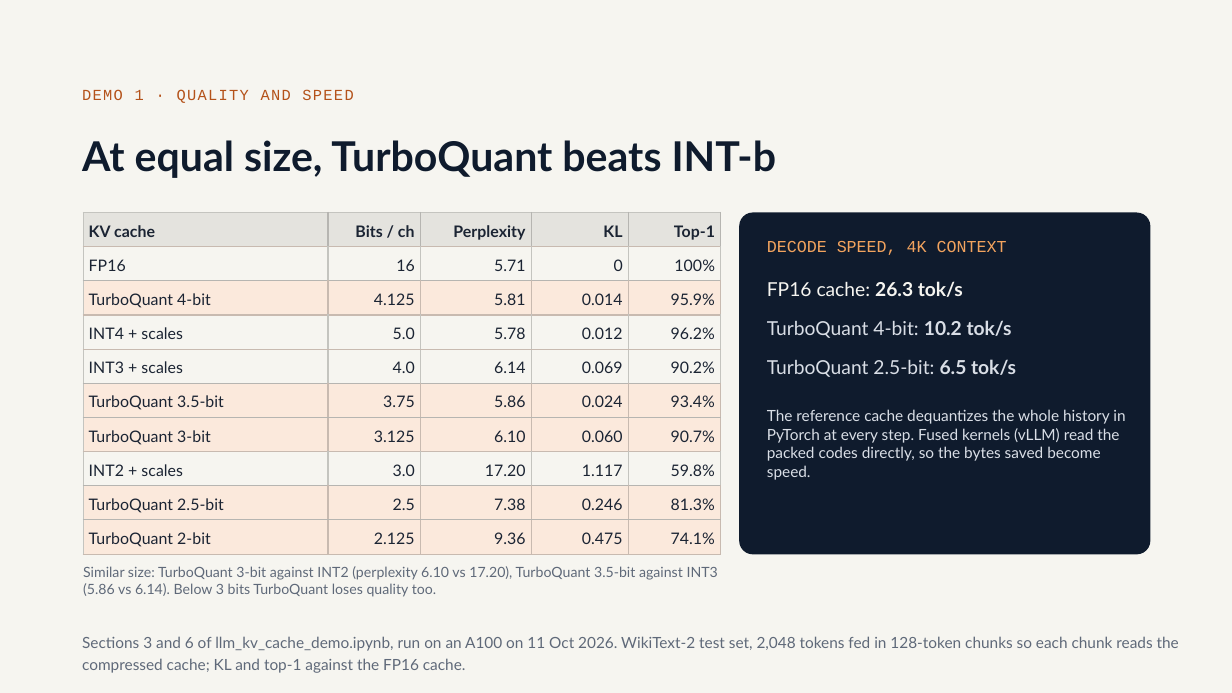
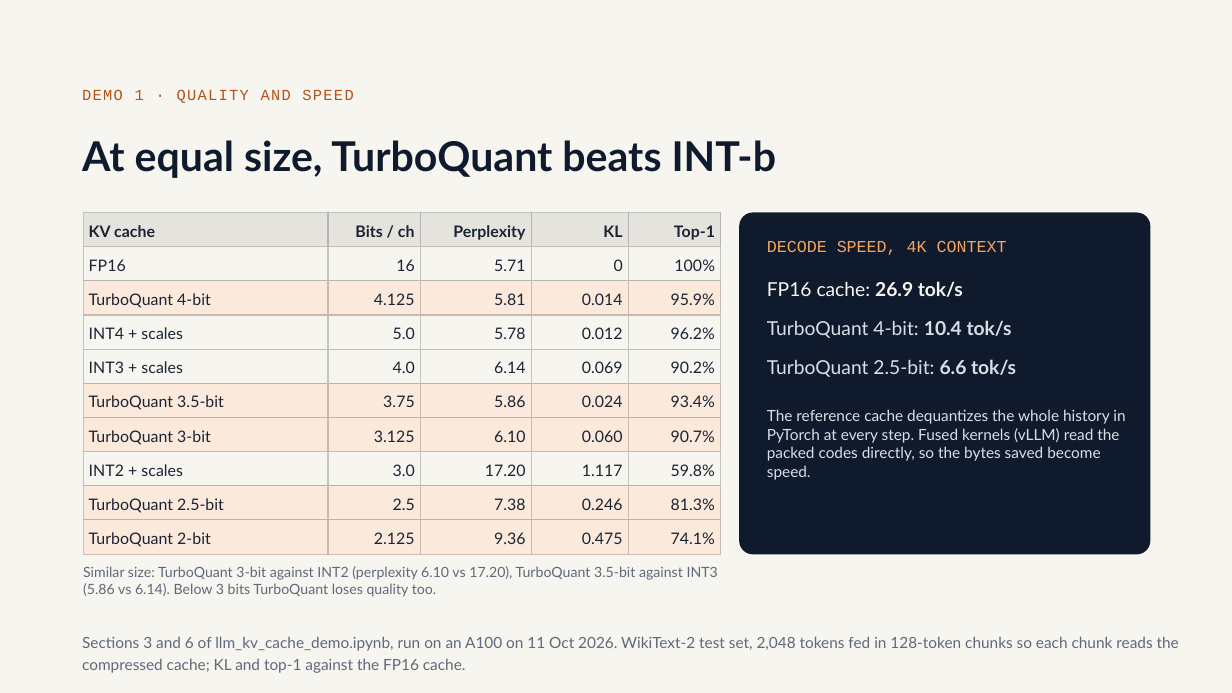
Before and after one commit to olonok69/ML_TurboQuant, a slide deck: slide 22 of docs/TurboQuant.pptx. Drawn at 1232x693 pixels with LibreOffice and Linux fonts; fonts in the diff are those of the drawing. Boxes give left, top, right and bottom in pixels: in the first picture for what was removed or moved away, otherwise in the second. Text is boxed around its words. In the diff, an @@ line names an element or a change of style, - is before the commit and + after.

```diff
--- a/docs/TurboQuant.pptx
+++ b/docs/TurboQuant.pptx
@@ text at box(767, 281, 963, 297): text changed @@
-FP16 cache: 26.3 tok/s
+FP16 cache: 26.9 tok/s
@@ text at box(767, 320, 1012, 338): text changed @@
-TurboQuant 4-bit: 10.2 tok/s
+TurboQuant 4-bit: 10.4 tok/s
@@ text at box(767, 359, 1016, 377): text changed @@
-TurboQuant 2.5-bit: 6.5 tok/s
+TurboQuant 2.5-bit: 6.6 tok/s
```
Also in this commit, not shown: 2 other slides changed, 7 other files.
